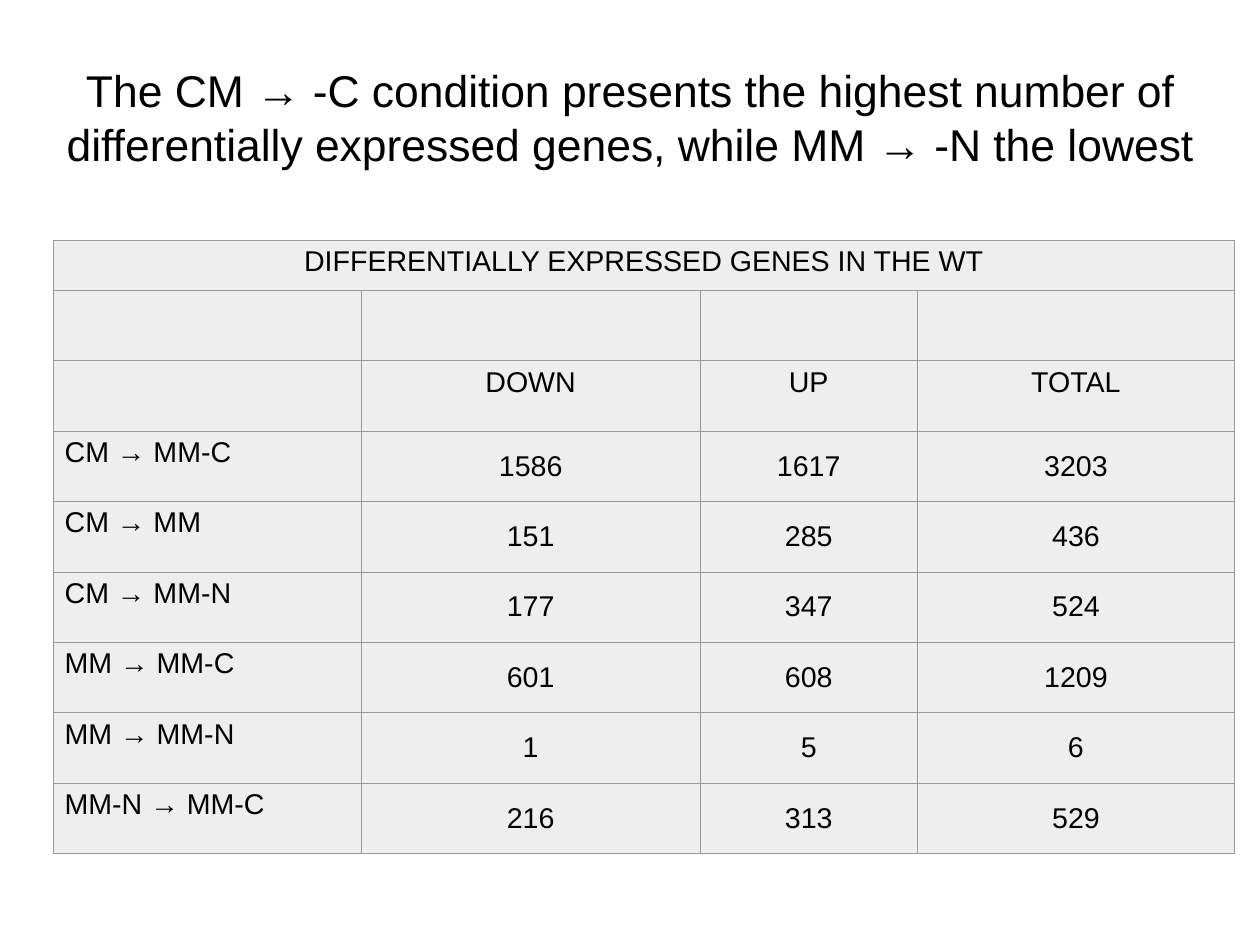
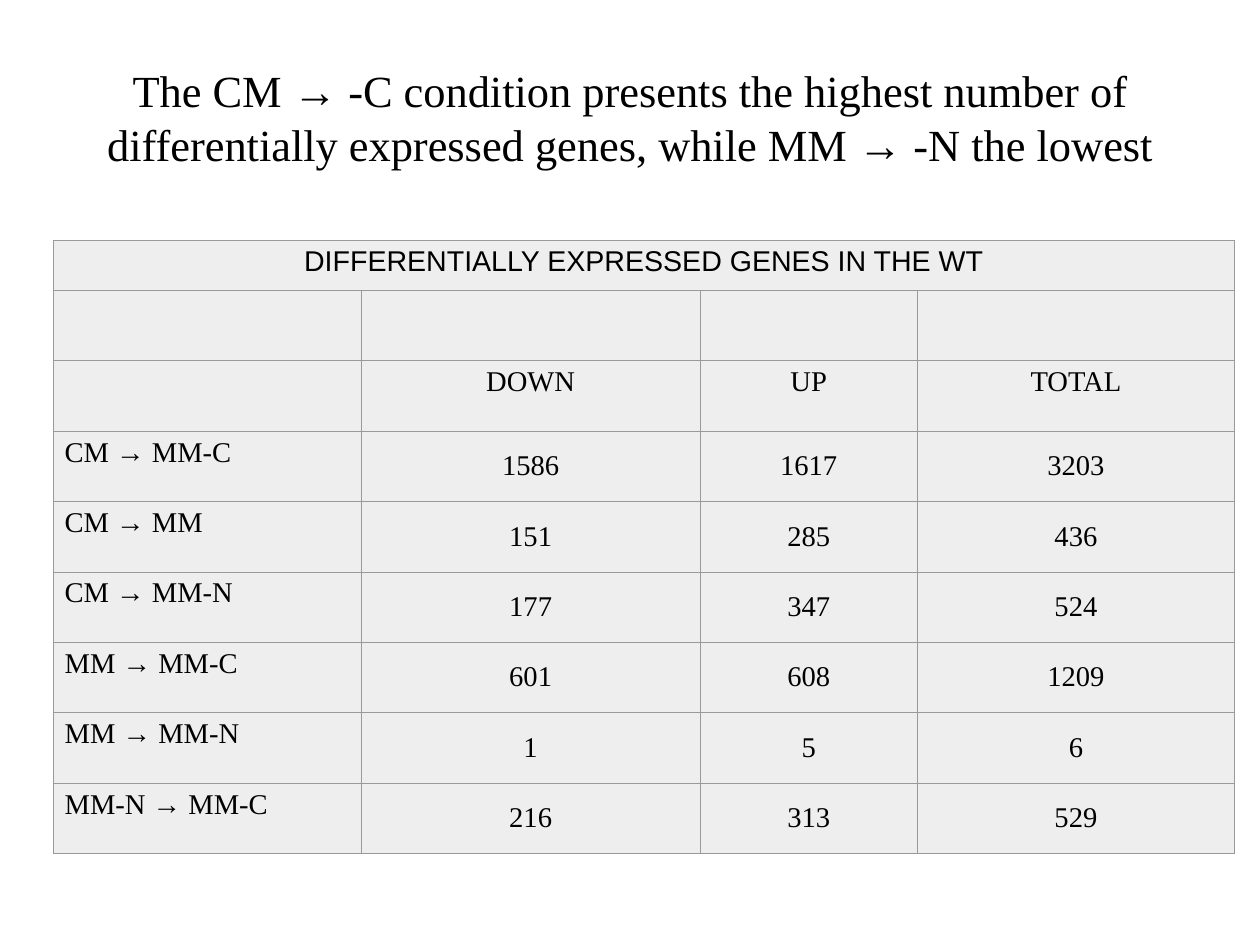
Before and after one commit to wilkinsonlab/m-oryzae-polya, a slide deck: slide 21 of doc/oryzae_presentation.odp. Drawn at 1260x945 pixels with LibreOffice and Linux fonts; fonts in the diff are those of the drawing; grey boxes stand for pictures. Boxes give left, top, right and bottom in pixels: in the first picture for what was removed or moved away, otherwise in the second. Text is boxed around its words. In the diff, an @@ line names an element or a change of style, - is before the commit and + after.

```diff
--- a/doc/oryzae_presentation.odp
+++ b/doc/oryzae_presentation.odp
@@ title "The CM → -C condition ..." at [107, 75, 1153, 169]: font Arial to Times New Roman @@
@@ table at [54, 240, 1234, 854] @@
@@ font Arial to Times New Roman in "DOWN", "UP", "TOTAL", "CM → MM-C" and 23 more places @@
```
Also in this commit, not shown: 53 other slides changed, 2 slides added, 10 slides removed, 4 other files.
